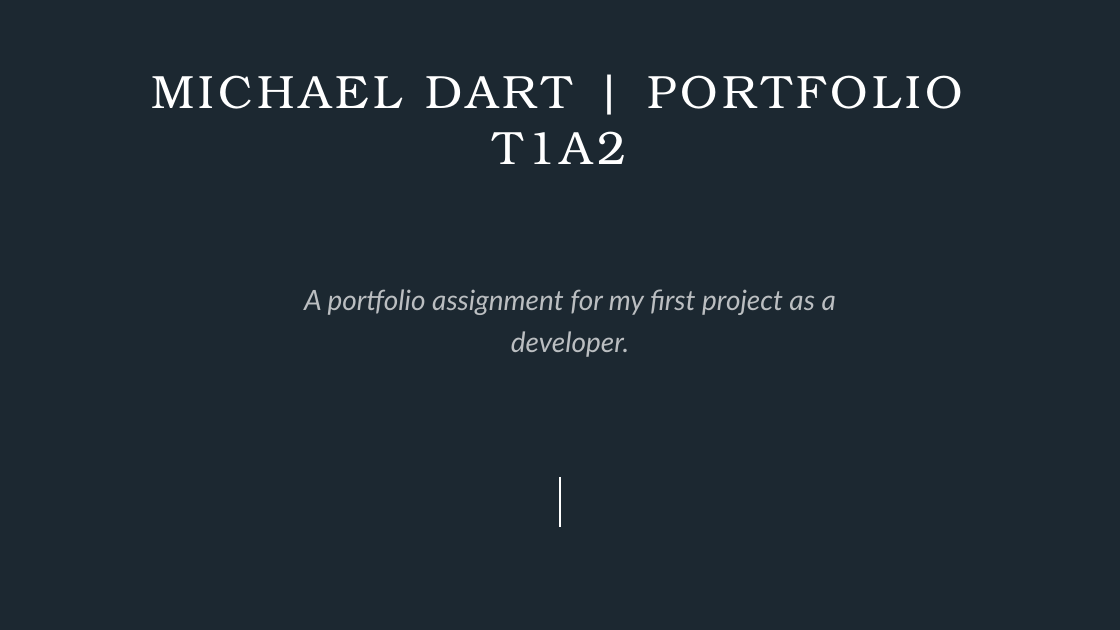
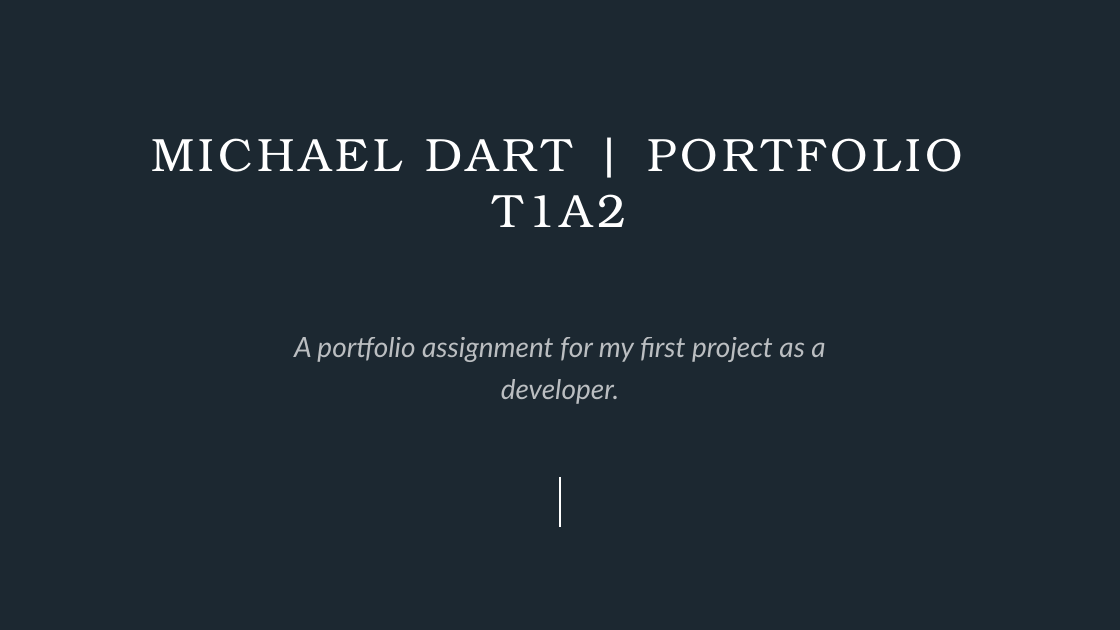
Before and after one commit to mdart86/Portfolio_Website, a slide deck: slide 1 of Michael-Dart_T1A2 Slidedeck.pptx. Drawn at 1120x630 pixels with LibreOffice and Linux fonts; fonts in the diff are those of the drawing. Boxes give left, top, right and bottom in pixels: in the first picture for what was removed or moved away, otherwise in the second. Text is boxed around its words. In the diff, an @@ line names an element or a change of style, - is before the commit and + after.

```diff
--- a/Michael-Dart_T1A2 Slidedeck.pptx
+++ b/Michael-Dart_T1A2 Slidedeck.pptx
@@ title "MICHAEL DART | PORTFOLIO T1A2": place and size @@
-title "MICHAEL DART | PORTFOLIO T1A2" at <box>151,75,626,164</box>
+title "MICHAEL DART | PORTFOLIO T1A2" at <box>151,138,626,227</box>
@@ subtitle "A portfolio assignment for my ...": place and size @@
-subtitle "A portfolio assignment for my ..." at <box>304,289,836,357</box>
+subtitle "A portfolio assignment for my ..." at <box>294,337,825,404</box>
```
Also in this commit, not shown: 10 other files.
